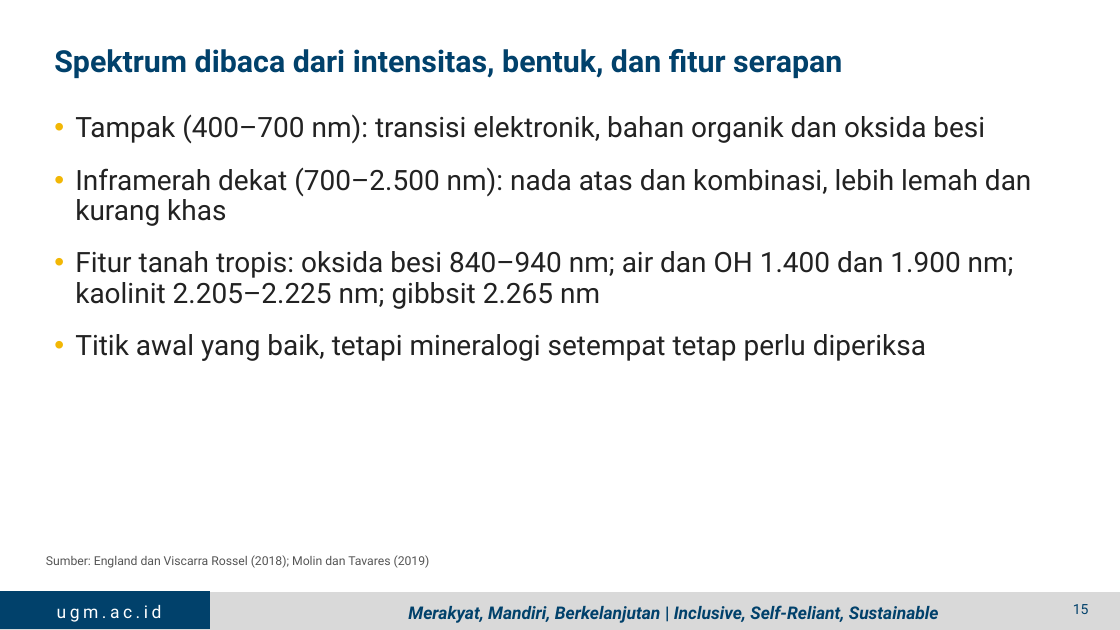
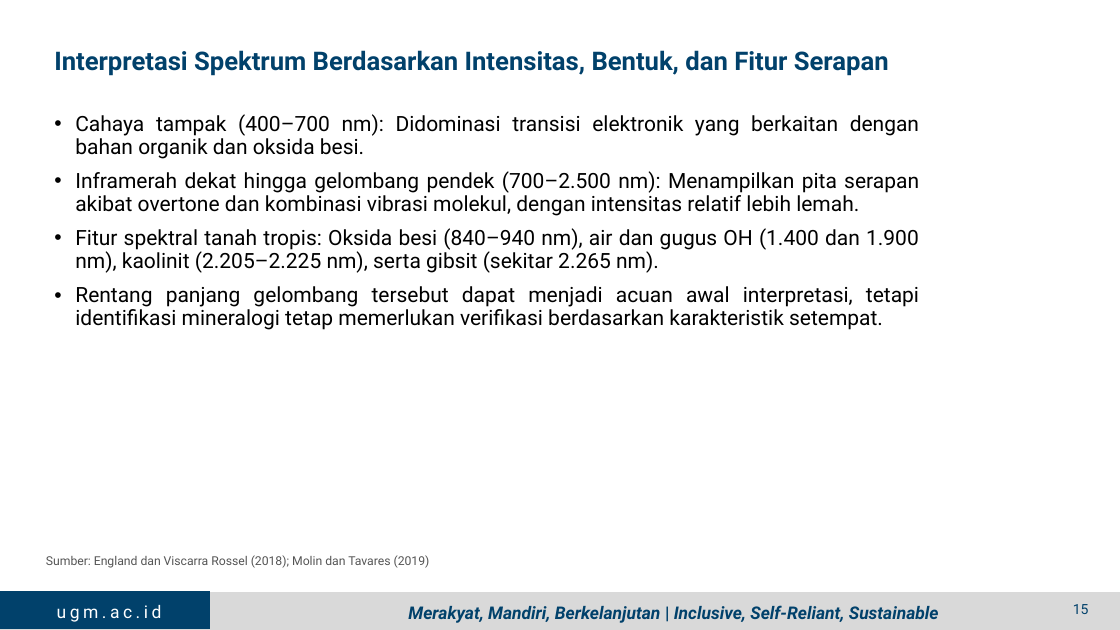
Before and after one commit to jhnhp/SMART, a slide deck: slide 13 of Output/Presentasi/PPT_4_Dr_Pandu_Proximal_Soil_Sensing.pptx (slide 15 before the commit). Drawn at 1120x630 pixels with LibreOffice and Linux fonts; fonts in the diff are those of the drawing; background and template pictures are left out. Boxes give left, top, right and bottom in pixels: in the first picture for what was removed or moved away, otherwise in the second. Text is boxed around its words. In the diff, an @@ line names an element or a change of style, - is before the commit and + after.

```diff
--- a/Output/Presentasi/PPT_4_Dr_Pandu_Proximal_Soil_Sensing.pptx
+++ b/Output/Presentasi/PPT_4_Dr_Pandu_Proximal_Soil_Sensing.pptx
@@ title at (54, 50, 889, 76): text changed; size 26 to 22 pt @@
-Spektrum dibaca dari intensitas, bentuk, dan fitur serapan
+Interpretasi Spektrum Berdasarkan Intensitas, Bentuk, dan Fitur Serapan
@@ text at (75, 114, 919, 330): text changed; size 24 to 18 pt; text colour #222222 to #000000 @@
-• Tampak (400–700 nm): transisi elektronik, bahan organik dan oksida besi
-• Inframerah dekat (700–2.500 nm): nada atas dan kombinasi, lebih lemah dan kurang khas
-• Fitur tanah tropis: oksida besi 840–940 nm; air dan OH 1.400 dan 1.900 nm; kaolinit 2.205–2.225 nm; gibbsit 2.265 nm
-• Titik awal yang baik, tetapi mineralogi setempat tetap perlu diperiksa
+• Cahaya tampak (400–700 nm): Didominasi transisi elektronik yang berkaitan dengan bahan organik dan oksida besi.
+• Inframerah dekat hingga gelombang pendek (700–2.500 nm): Menampilkan pita serapan akibat overtone dan kombinasi vibrasi molekul, dengan intensitas relatif lebih lemah.
+• Fitur spektral tanah tropis: Oksida besi (840–940 nm), air dan gugus OH (1.400 dan 1.900 nm), kaolinit (2.205–2.225 nm), serta gibsit (sekitar 2.265 nm).
+• Rentang panjang gelombang tersebut dapat menjadi acuan awal interpretasi, tetapi identifikasi mineralogi tetap memerlukan verifikasi berdasarkan karakteristik setempat.
```
Also in this commit, not shown: 14 other slides changed, 6 slides removed, 12 other files.
